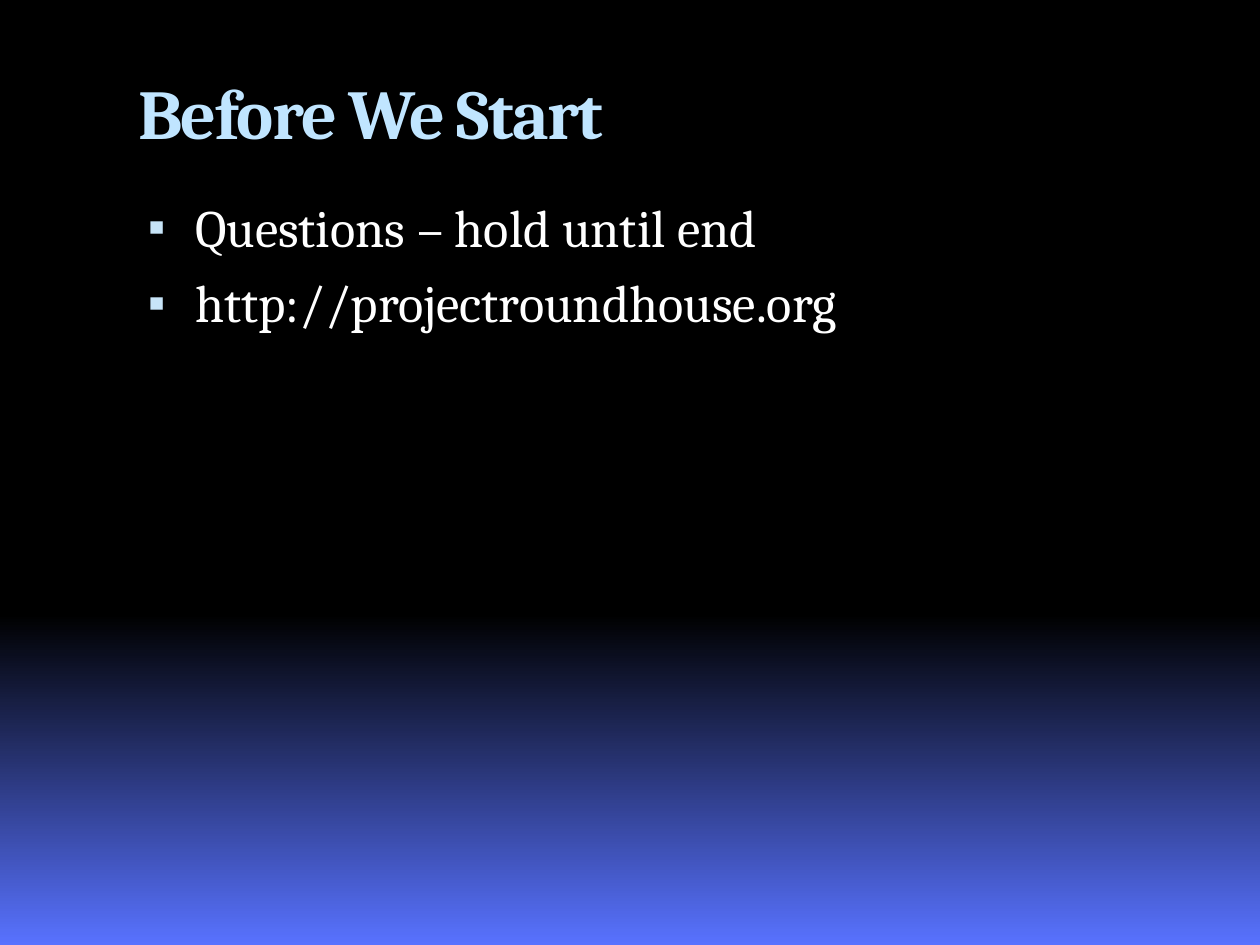
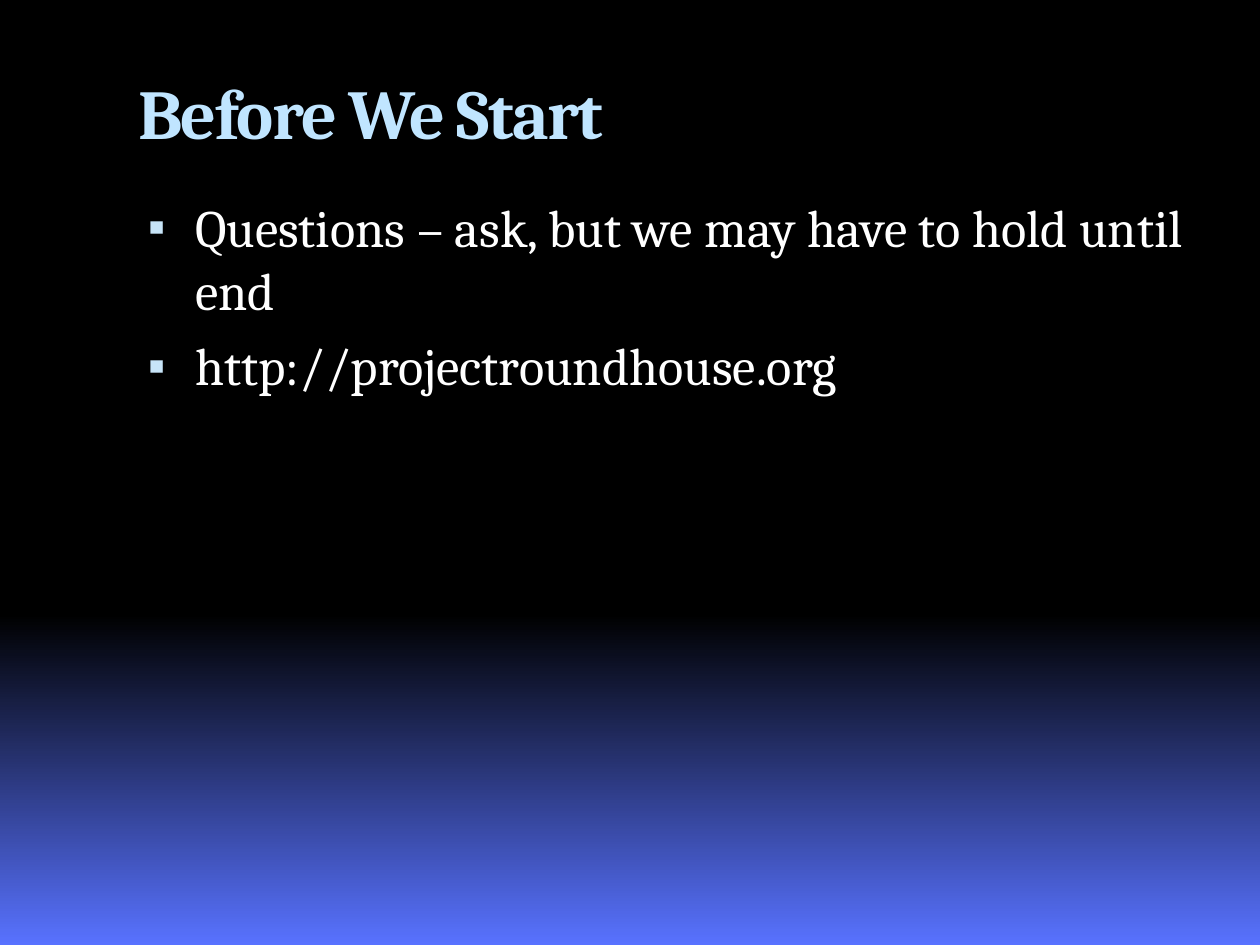
Before and after one commit to google-code-export/roundhouse, a slide deck: slide 2 of branches/nhibernate/docs/RoundhousEPresentation.pptx. Drawn at 1260x945 pixels with LibreOffice and Linux fonts; fonts in the diff are those of the drawing; background and template pictures are left out. Boxes give left, top, right and bottom in pixels: in the first picture for what was removed or moved away, otherwise in the second. Text is boxed around its words. In the diff, an @@ line names an element or a change of style, - is before the commit and + after.

Commit message:
updated the presentation

```diff
--- a/branches/nhibernate/docs/RoundhousEPresentation.pptx
+++ b/branches/nhibernate/docs/RoundhousEPresentation.pptx
@@ text at box(195, 210, 1183, 311): text changed @@
-▪ Questions – hold until end
+▪ Questions – ask, but we may have to hold until end
```
Also in this commit, not shown: 1 other slide changed.
